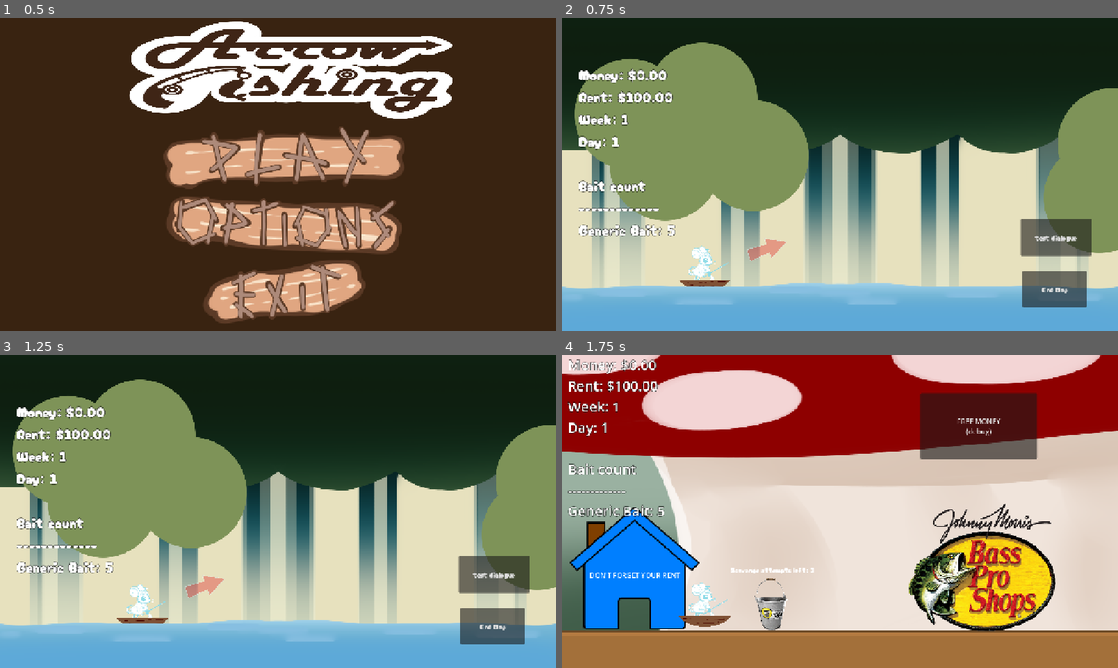
Above: before the commit, frames 1-4 (two rows, left to right).
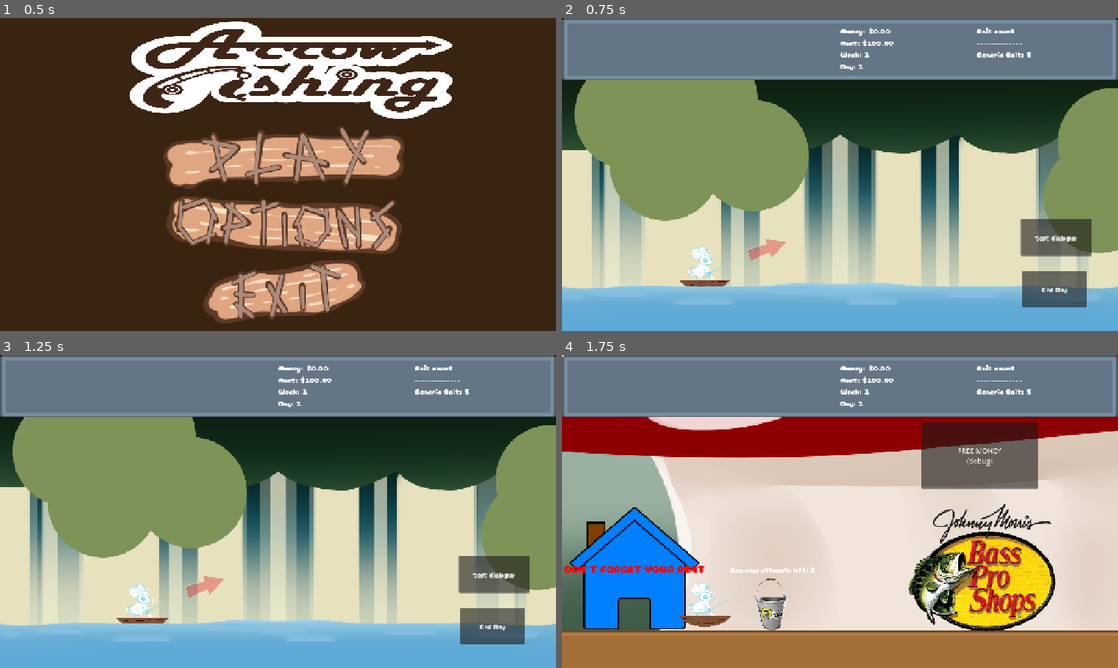
Above: after the commit, the same moments.

Repository: Meoah/Team-Awesome
Game: Godot game, scene res://scenes/default.tscn
Two runs of this game, one before a commit and one after it. Both use one fixed random seed, a clock stepped at 60 frames per second and the inputs below.
Inputs (mouse positions are in pixels of both pictures, inside the frame that each line leads up to):
- Up to frame 1 (0.5 s): no input
- Up to frame 2 (0.75 s): click (845, 158) at 0.5 s
- Up to frame 3 (1.25 s): no input
- Up to frame 4 (1.75 s): click "End Day" at 1.25 s

Frame 1 is identical in both runs. In frame 2, 21% of the frame differs, in the area x 0-100%, y 0-70%; in frame 3, 21%; in frame 4, 24%, in the area x 0-100%, y 0-72%.

Commit message:
HUD Placeholder

Diff:
--- a/scenes/game/daytime_main.tscn
+++ b/scenes/game/daytime_main.tscn
@@ -6,10 +6,9 @@
 [ext_resource type="Texture2D" uid="uid://diefr1j4j4pji" path="res://assets/textures/background/FishingBGFiller.png" id="3_nw5db"]
 [ext_resource type="Texture2D" uid="uid://8v7i2pn3jxgb" path="res://assets/textures/background/Placeholder_Water.png" id="5_8rhjh"]
 [ext_resource type="Texture2D" uid="uid://gm82txfpgbpv" path="res://assets/textures/vfx/FISH/Fish 01.png" id="9_3kam8"]
-[ext_resource type="PackedScene" uid="uid://himmnj7djqgt" path="res://scenes/ui/inventory_ui.tscn" id="9_ovom5"]
-[ext_resource type="LabelSettings" uid="uid://bxd0b237pgfrp" path="res://daytime_main.tres" id="10_3kam8"]
+[ext_resource type="PackedScene" uid="uid://cjoxd6e64nw52" path="res://scenes/ui/hud_placeholder.tscn" id="10_3kam8"]
 [ext_resource type="Texture2D" uid="uid://q3uv13ote634" path="res://assets/textures/vfx/FISH/Fish 02.png" id="10_nw8sa"]
-[ext_resource type="PackedScene" path="res://scenes/game/game_over.tscn" id="10_qc6n8"]
+[ext_resource type="PackedScene" uid="uid://buum3xnaqnv5x" path="res://scenes/game/game_over.tscn" id="10_qc6n8"]
 [ext_resource type="AudioStream" uid="uid://e1cxs7j2ew6u" path="res://assets/audio/bgm/dump/waiting_for_bite.wav" id="11_nw8sa"]
 
 [sub_resource type="Animation" id="Animation_qc6n8"]
@@ -120,13 +119,12 @@
 [sub_resource type="RectangleShape2D" id="RectangleShape2D_3kam8"]
 size = Vector2(50, 720)
 
-[node name="DaytimeMain" type="Control" node_paths=PackedStringArray("jeremy_node", "info")]
+[node name="DaytimeMain" type="Control" node_paths=PackedStringArray("jeremy_node")]
 layout_mode = 3
 anchors_preset = 0
 script = ExtResource("1_2jsv6")
 jeremy_node = NodePath("Jeremy")
 bobber_scene = ExtResource("3_6j7wl")
-info = NodePath("HUD/Info")
 
 [node name="Background" type="Sprite2D" parent="."]
 position = Vector2(640, 360)
@@ -191,46 +189,11 @@
 [node name="GameOver" parent="CanvasLayer" instance=ExtResource("10_qc6n8")]
 visible = false
 
-[node name="HUD" type="Control" parent="."]
-layout_mode = 1
-anchors_preset = 15
-anchor_right = 1.0
-anchor_bottom = 1.0
-grow_horizontal = 2
-grow_vertical = 2
-
-[node name="Button" type="Button" parent="HUD"]
-layout_mode = 1
-anchors_preset = 3
-anchor_left = 1.0
-anchor_top = 1.0
-anchor_right = 1.0
-anchor_bottom = 1.0
-offset_left = 1060.0
-offset_top = 582.0
-offset_right = 1208.0
-offset_bottom = 666.0
-grow_horizontal = 0
-grow_vertical = 0
-text = "End Day"
-
-[node name="Info" type="Label" parent="HUD"]
-layout_mode = 1
-anchors_preset = 15
-anchor_right = 1.0
-anchor_bottom = 1.0
-offset_left = 56.0
-offset_top = 311.0
-offset_right = 239.0
-offset_bottom = 356.0
-grow_horizontal = 2
-grow_vertical = 2
-text = "placeholder"
-label_settings = ExtResource("10_3kam8")
-
-[node name="Inventory_UI" parent="HUD" instance=ExtResource("9_ovom5")]
-
-[node name="debug" type="Button" parent="HUD"]
+[node name="BGM" type="AudioStreamPlayer" parent="."]
+stream = ExtResource("11_nw8sa")
+autoplay = true
+
+[node name="debug" type="Button" parent="."]
 layout_mode = 1
 anchors_preset = 6
 anchor_left = 1.0
@@ -246,10 +209,23 @@
 focus_mode = 0
 text = "test dialogue"
 
-[node name="BGM" type="AudioStreamPlayer" parent="."]
-stream = ExtResource("11_nw8sa")
-autoplay = true
+[node name="Button" type="Button" parent="."]
+layout_mode = 1
+anchors_preset = 3
+anchor_left = 1.0
+anchor_top = 1.0
+anchor_right = 1.0
+anchor_bottom = 1.0
+offset_left = 1060.0
+offset_top = 582.0
+offset_right = 1208.0
+offset_bottom = 666.0
+grow_horizontal = 0
+grow_vertical = 0
+text = "End Day"
+
+[node name="HudPlaceholder" parent="." instance=ExtResource("10_3kam8")]
 
 [connection signal="animation_finished" from="FISH" to="." method="_on_fish_animation_finished"]
-[connection signal="pressed" from="HUD/Button" to="." method="_on_button_pressed"]
-[connection signal="pressed" from="HUD/debug" to="." method="_on_debug_pressed"]
+[connection signal="pressed" from="debug" to="." method="_on_debug_pressed"]
+[connection signal="pressed" from="Button" to="." method="_on_button_pressed"]
--- a/scenes/game/nighttime_main.tscn
+++ b/scenes/game/nighttime_main.tscn
@@ -1,10 +1,10 @@
-[gd_scene load_steps=21 format=3 uid="uid://d2bt5ycjrdnix"]
+[gd_scene load_steps=24 format=3 uid="uid://d2bt5ycjrdnix"]
 
+[ext_resource type="FontFile" uid="uid://ciwjf56aydm2a" path="res://assets/fonts/CherryBombOne-Regular.ttf" id="1_1pk0j"]
 [ext_resource type="Script" uid="uid://d4fc18nb3y6m5" path="res://scripts/game/nighttime_main.gd" id="1_53syt"]
 [ext_resource type="Texture2D" uid="uid://coivg44ivnbvf" path="res://assets/textures/ui/Filler_Shop_BG2.png" id="2_pdcg8"]
 [ext_resource type="PackedScene" uid="uid://c4g7xtu4dc0po" path="res://scenes/actors/main_character.tscn" id="2_s2grh"]
 [ext_resource type="Texture2D" uid="uid://cbhtfna6mhxm6" path="res://assets/textures/ui/panel_brown_damaged_dark.png" id="3_i5ojq"]
-[ext_resource type="LabelSettings" uid="uid://bxd0b237pgfrp" path="res://daytime_main.tres" id="3_s2grh"]
 [ext_resource type="Texture2D" uid="uid://i3smng8yxpbe" path="res://assets/textures/debug/blue-house-md.png" id="4_y133y"]
 [ext_resource type="Texture2D" uid="uid://p0x3tf6qd2yx" path="res://assets/textures/debug/bassprofishing.png" id="5_11rnk"]
 [ext_resource type="Texture2D" uid="uid://da0at2yyqtmkh" path="res://assets/textures/debug/Peter's_Fishing_Store.png" id="6_yb8jp"]
@@ -12,9 +12,18 @@
 [ext_resource type="PackedScene" uid="uid://buum3xnaqnv5x" path="res://scenes/game/game_over.tscn" id="7_pk35q"]
 [ext_resource type="Texture2D" uid="uid://o4rx0t814322" path="res://assets/textures/debug/Stanley_bucket.webp" id="8_7dbdj"]
 [ext_resource type="Script" uid="uid://bfuyuw7kfy23" path="res://scripts/game/camera/camera_follow.gd" id="9_kpww7"]
+[ext_resource type="PackedScene" uid="uid://cjoxd6e64nw52" path="res://scenes/ui/hud_placeholder.tscn" id="12_yb8jp"]
+
+[sub_resource type="Theme" id="Theme_7dbdj"]
+default_font = ExtResource("1_1pk0j")
 
 [sub_resource type="RectangleShape2D" id="RectangleShape2D_pk35q"]
 size = Vector2(268, 292)
+
+[sub_resource type="LabelSettings" id="LabelSettings_1pk0j"]
+font = ExtResource("1_1pk0j")
+font_size = 24
+font_color = Color(1, 0, 0, 1)
 
 [sub_resource type="RectangleShape2D" id="RectangleShape2D_rrrim"]
 size = Vector2(378, 604.875)
@@ -36,15 +45,15 @@
 [sub_resource type="RectangleShape2D" id="RectangleShape2D_i5ojq"]
 size = Vector2(50, 720)
 
-[node name="NighttimeMain" type="Control" node_paths=PackedStringArray("info", "jeremy_node", "house_trigger", "bucket_trigger", "shop_trigger", "upgrade_trigger", "tarot_trigger", "house_label", "scavange_label")]
+[node name="NighttimeMain" type="Control" node_paths=PackedStringArray("jeremy_node", "house_trigger", "bucket_trigger", "shop_trigger", "upgrade_trigger", "tarot_trigger", "house_label", "scavange_label")]
 layout_mode = 3
 anchors_preset = 15
 anchor_right = 1.0
 anchor_bottom = 1.0
 grow_horizontal = 2
 grow_vertical = 2
+theme = SubResource("Theme_7dbdj")
 script = ExtResource("1_53syt")
-info = NodePath("CanvasLayer/Info")
 jeremy_node = NodePath("Jeremy")
 house_trigger = NodePath("House")
 bucket_trigger = NodePath("BaitBucket")
@@ -76,11 +85,13 @@
 debug_color = Color(0.6256581, 0.52917874, 0.15804198, 0.41960785)
 
 [node name="Label" type="Label" parent="House"]
-offset_left = -104.0
-offset_top = 5.0
-offset_right = 109.0
-offset_bottom = 28.0
+anchors_preset = 15
+anchor_right = 1.0
+anchor_bottom = 1.0
+grow_horizontal = 2
+grow_vertical = 2
 text = "DON'T FORGET YOUR RENT"
+label_settings = SubResource("LabelSettings_1pk0j")
 
 [node name="BaitBucket" type="Area2D" parent="."]
 position = Vector2(479.99997, 572)
@@ -157,28 +168,13 @@
 [node name="CanvasLayer" type="CanvasLayer" parent="."]
 
 [node name="Button" type="Button" parent="CanvasLayer"]
-offset_left = 825.0
-offset_top = 88.0
-offset_right = 1094.0
-offset_bottom = 240.0
+offset_left = 827.0
+offset_top = 156.0
+offset_right = 1096.0
+offset_bottom = 308.0
 focus_mode = 0
 text = "FREE MONEY
 (debug)"
-
-[node name="Sleep" type="Button" parent="CanvasLayer"]
-visible = false
-offset_left = 147.0
-offset_top = 287.0
-offset_right = 461.0
-offset_bottom = 410.0
-text = "Go to bed"
-
-[node name="Info" type="Label" parent="CanvasLayer"]
-offset_left = 13.0
-offset_right = 251.0
-offset_bottom = 171.0
-text = "info"
-label_settings = ExtResource("3_s2grh")
 
 [node name="GameOver" parent="CanvasLayer" instance=ExtResource("7_pk35q")]
 visible = false
@@ -192,5 +188,6 @@
 text = "Scavange attempts left: 3"
 horizontal_alignment = 1
 
+[node name="HudPlaceholder" parent="." instance=ExtResource("12_yb8jp")]
+
 [connection signal="pressed" from="CanvasLayer/Button" to="." method="_on_button_pressed"]
-[connection signal="pressed" from="CanvasLayer/Sleep" to="." method="_on_sleep_pressed"]
--- a/scenes/game_manager.tscn
+++ b/scenes/game_manager.tscn
@@ -10,6 +10,9 @@
 [ext_resource type="PackedScene" uid="uid://6k5qd37wt7aa" path="res://scenes/ui/tooltip_layer.tscn" id="7_q8mjp"]
 
 [sub_resource type="Theme" id="Theme_k4jhu"]
+default_font = ExtResource("1_jdad8")
+
+[sub_resource type="Theme" id="Theme_jdad8"]
 default_font = ExtResource("1_jdad8")
 
 [node name="GameManager" type="Control" node_paths=PackedStringArray("scene_root", "popup_queue", "tooltip_layer")]
@@ -49,6 +52,7 @@
 anchor_bottom = 1.0
 grow_horizontal = 2
 grow_vertical = 2
+theme = SubResource("Theme_jdad8")
 script = ExtResource("2_glms7")
 _blocker = NodePath("Blocker")
 
--- /dev/null
+++ b/scenes/ui/hud_placeholder.gd
@@ -0,0 +1,35 @@
+extends CanvasLayer
+class_name HUDPlaceholder
+
+# TODO This shit sucks, replace asap
+
+@export var general_info : RichTextLabel
+@export var bait_info : RichTextLabel
+
+func _process(_delta: float) -> void:
+	_update_info()
+
+func calculate_rent() -> float:
+	var base : float = 100.0
+	var growth : float = 1.15
+
+	var rent : float = base * pow(growth, SystemData.get_week() - 1)
+	return rent
+
+func _update_info() -> void:
+	var info_string : String = ""
+
+	info_string += "Money: $%.2f\n" % SystemData.get_money()
+	info_string += "Rent: $%.2f\n" % calculate_rent()
+	info_string += "Week: %d\n" % SystemData.get_week()
+	info_string += "Day: %d\n" % SystemData.get_day()
+
+	general_info.text = info_string
+
+	var bait_info_string : String = ""
+	var bait_inv : Dictionary = SystemData.get_bait_inventory()
+	bait_info_string += "Bait count\n-------------\n"
+	for each in bait_inv:
+		bait_info_string += "%s: %d\n" % [each, bait_inv[each]]
+
+	bait_info.text = bait_info_string
--- /dev/null
+++ b/scenes/ui/hud_placeholder.tscn
@@ -0,0 +1,77 @@
+[gd_scene load_steps=6 format=3 uid="uid://cjoxd6e64nw52"]
+
+[ext_resource type="Script" uid="uid://2nxtmw0faxey" path="res://scenes/ui/hud_placeholder.gd" id="1_fn0ug"]
+[ext_resource type="FontFile" uid="uid://ciwjf56aydm2a" path="res://assets/fonts/CherryBombOne-Regular.ttf" id="2_4nuvw"]
+[ext_resource type="PackedScene" uid="uid://himmnj7djqgt" path="res://scenes/ui/inventory_ui.tscn" id="2_fn0ug"]
+[ext_resource type="Texture2D" uid="uid://mrwdcjhpn1jb" path="res://assets/textures/ui/panel_grey_dark.png" id="3_4nuvw"]
+
+[sub_resource type="Theme" id="Theme_24s27"]
+default_font = ExtResource("2_4nuvw")
+default_font_size = 18
+
+[node name="HudPlaceholder" type="CanvasLayer" node_paths=PackedStringArray("general_info", "bait_info")]
+script = ExtResource("1_fn0ug")
+general_info = NodePath("HudBounds/MarginContainer/HBoxContainer/GeneralInfo")
+bait_info = NodePath("HudBounds/MarginContainer/HBoxContainer/BaitCount")
+
+[node name="HudBounds" type="Control" parent="."]
+layout_mode = 3
+anchor_right = 1.0
+anchor_bottom = 0.2
+grow_horizontal = 2
+grow_vertical = 2
+theme = SubResource("Theme_24s27")
+
+[node name="NinePatchRect" type="NinePatchRect" parent="HudBounds"]
+layout_mode = 1
+anchors_preset = 15
+anchor_right = 1.0
+anchor_bottom = 1.0
+grow_horizontal = 2
+grow_vertical = 2
+texture = ExtResource("3_4nuvw")
+patch_margin_left = 16
+patch_margin_top = 16
+patch_margin_right = 16
+patch_margin_bottom = 16
+
+[node name="MarginContainer" type="MarginContainer" parent="HudBounds"]
+layout_mode = 1
+anchors_preset = 15
+anchor_right = 1.0
+anchor_bottom = 1.0
+grow_horizontal = 2
+grow_vertical = 2
+theme_override_constants/margin_left = 16
+theme_override_constants/margin_top = 16
+theme_override_constants/margin_right = 16
+theme_override_constants/margin_bottom = 16
+
+[node name="HBoxContainer" type="HBoxContainer" parent="HudBounds/MarginContainer"]
+layout_mode = 2
+alignment = 2
+
+[node name="Spacer" type="Control" parent="HudBounds/MarginContainer/HBoxContainer"]
+layout_mode = 2
+size_flags_horizontal = 3
+size_flags_stretch_ratio = 2.0
+
+[node name="GeneralInfo" type="RichTextLabel" parent="HudBounds/MarginContainer/HBoxContainer"]
+layout_mode = 2
+size_flags_horizontal = 3
+bbcode_enabled = true
+text = "Money: $99.99
+Rent: $99.99
+Week: 1
+Day: 1"
+scroll_active = false
+
+[node name="BaitCount" type="RichTextLabel" parent="HudBounds/MarginContainer/HBoxContainer"]
+layout_mode = 2
+size_flags_horizontal = 3
+bbcode_enabled = true
+text = "Bait"
+scroll_active = false
+
+[node name="Inventory_UI" parent="HudBounds/MarginContainer" instance=ExtResource("2_fn0ug")]
+layer = 2
--- a/scenes/ui/tooltip_layer.tscn
+++ b/scenes/ui/tooltip_layer.tscn
@@ -1,7 +1,11 @@
-[gd_scene load_steps=4 format=3 uid="uid://6k5qd37wt7aa"]
+[gd_scene load_steps=6 format=3 uid="uid://6k5qd37wt7aa"]
 
 [ext_resource type="Script" uid="uid://cpcgm03b1g8xn" path="res://scripts/ui/tooltip.gd" id="1_gc7l6"]
+[ext_resource type="FontFile" uid="uid://ciwjf56aydm2a" path="res://assets/fonts/CherryBombOne-Regular.ttf" id="1_scnmh"]
 [ext_resource type="Texture2D" uid="uid://bubkm6extv28x" path="res://assets/textures/ui/panel_grey.png" id="2_scnmh"]
+
+[sub_resource type="Theme" id="Theme_bd7w1"]
+default_font = ExtResource("1_scnmh")
 
 [sub_resource type="StyleBoxTexture" id="StyleBoxTexture_jdad8"]
 
@@ -14,6 +18,7 @@
 grow_horizontal = 2
 grow_vertical = 2
 mouse_filter = 2
+theme = SubResource("Theme_bd7w1")
 script = ExtResource("1_gc7l6")
 tooltip_panel = NodePath("Tooltip")
 tooltip_label = NodePath("Tooltip/MarginContainer/Label")
--- a/scripts/game/daytime_main.gd
+++ b/scripts/game/daytime_main.gd
@@ -4,41 +4,12 @@
 ## Node exports
 @export var jeremy_node : MainCharacter
 @export var bobber_scene : PackedScene
-@export var info : Label #Temp
 
 func _ready() -> void:
 	PlayManager.request_idle_day_state()
-	_update_info()
 
 	if SystemData.get_day() == 1 && SystemData.get_week() == 1:
 		SystemData._add_bait("Generic Bait", 5)
-
-func _process(_delta: float) -> void:
-	#TODO Don't leave this here, figure out when to update later
-	_update_info()
-
-#TODO move this elsewhere
-func calculate_rent() -> float:
-	var base : float = 100.0
-	var growth : float = 1.15
-
-	var rent : float = base * pow(growth, SystemData.get_week() - 1)
-	return rent
-
-#TODO delete this when hud is functional
-func _update_info() -> void:
-	var info_string : String = ""
-	var bait_inv : Dictionary = SystemData.get_bait_inventory()
-
-	info_string += "Money: $%.2f\n" % SystemData.get_money()
-	info_string += "Rent: $%.2f\n" % calculate_rent()
-	info_string += "Week: %d\n" % SystemData.get_week()
-	info_string += "Day: %d\n" % SystemData.get_day()
-	info_string += "\nBait count\n-------------\n"
-	for each in bait_inv:
-		info_string += "%s: %d\n" % [each, bait_inv[each]]
-
-	info.text = info_string
 
 func is_can_fish() -> bool:
 	for each in SystemData.bait_inventory:
@@ -65,7 +36,6 @@
 func _on_button_pressed():
 	_end_day()
 
-
 func _on_debug_pressed() -> void:
 	var popup_parameters = {
 		"dialogue_id" = 0,
--- a/scripts/game/nighttime_main.gd
+++ b/scripts/game/nighttime_main.gd
@@ -1,7 +1,6 @@
 extends Control
 class_name NighttimeMain
 
-@export var info : Label
 @export var jeremy_node : MainCharacter
 @export var house_trigger : Area2D
 @export var bucket_trigger : Area2D
@@ -34,8 +33,6 @@
 	SignalBus.start_bait_shop.connect(_start_bait_shop)
 	SignalBus.shop_closed.connect(_save_shop_data)
 
-func _process(_delta) -> void:
-	_update_info()
 
 func _interaction() -> void:
 	if house_trigger.overlaps_body(jeremy_node) : _sleep()
@@ -52,21 +49,6 @@
 
 	var rent : float = base * pow(growth, SystemData.get_week() - 1)
 	return rent
-
-#TODO delete this when hud is functional
-func _update_info() -> void:
-	var info_string : String = ""
-	var bait_inv : Dictionary = SystemData.get_bait_inventory()
-
-	info_string += "Money: $%.2f\n" % SystemData.get_money()
-	info_string += "Rent: $%.2f\n" % calculate_rent()
-	info_string += "Week: %d\n" % SystemData.get_week()
-	info_string += "Day: %d\n" % SystemData.get_day()
-	info_string += "\nBait count\n-------------\n"
-	for each in bait_inv:
-		info_string += "%s: %d\n" % [each, bait_inv[each]]
-
-	info.text = info_string
 
 func _sell_all_fish() -> void:
 	SystemData._transfer_money()
Not shown: 1 places in scenes/game/daytime_main.tscn that only renumber resources
Not shown: 1 places in scenes/game_manager.tscn that only renumber resources
Not shown, added: scenes/ui/hud_placeholder.gd.uid
